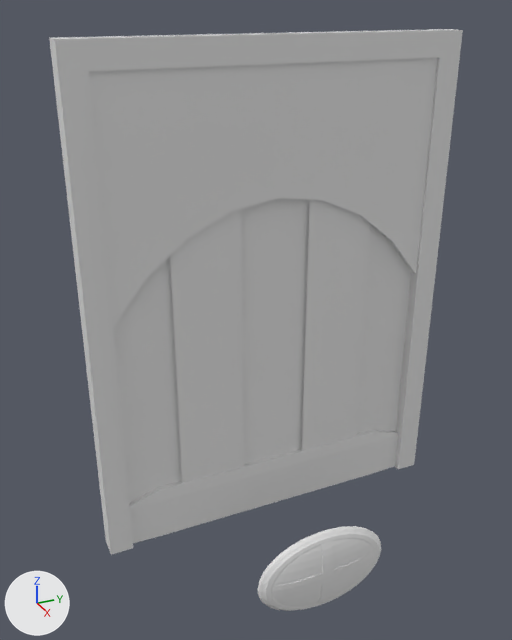
One commit to the Blender file space_door.blend: the scene before it, then after it.
One viewpoint serves both versions: a camera (50 mm lens) standing at (50.0, -24.2, 44.5) and looking at (2.8, -2.9, 20.9). The lights are fixed; the arrows at lower left show +X, +Y and +Z. The picture after the commit comes second.

Script lines for the objects in view, before the commit:
```python
me_cube_004 = bpy.data.meshes.new('Cube.004')
me_cube_004.from_pydata(...)  # 24 vertices, 18 faces; spans x -1.0..1.0, y -1.0..1.0, z 1.0..43.0
# faces by material slot: [6, 6, 6]
me_cube_004.materials.append(mat_material)  # white #e7e7e7
me_cube_004.materials.append(mat_material_001)  # white #e7e7e7
me_cube_004.materials.append(mat_material_003)  # white #e7e7e7
me_cube_005 = bpy.data.meshes.new('Cube.005')
me_cube_005.from_pydata(...)  # 140 vertices, 117 faces; spans x -1.0..1.0, y -1.03..1.03, z 0.0..8.4
me_sphere = bpy.data.meshes.new('Sphere')
me_sphere.from_pydata(...)  # a UV sphere (32 segments, 16 rings, poles along z) spanning x -1.0..1.0, y -1.0..1.0, z -1.0..1.0
me_sphere_002 = bpy.data.meshes.new('Sphere.002')
me_sphere_002.from_pydata(...)  # 270 vertices, 208 faces; spans x -1.0..1.0, y -1.0..1.0, z -1.0..1.0
me_torus = bpy.data.meshes.new('Torus')
me_torus.from_pydata(...)  # a torus around z (ring radius 1.0, tube radius 0.25) spanning x -1.25..1.25, y -1.25..1.25, z -0.25..0.25
ob_cross = bpy.data.objects.new('cross', me_sphere_002)
ob_cross.location = (10.05, 0.0, 0.0)
ob_cross.scale = (1.0, 5.8, 3.9)
ob_doorframe = bpy.data.objects.new('doorframe', me_cube_004)
ob_doorframe.location = (0.0, 0.0, -1.0)
ob_doorframe.scale = (1.0, 16.0, 1.0)
ob_light = bpy.data.objects.new('light', me_sphere)
ob_light.location = (10.0, 0.0, 0.0)
ob_light.scale = (1.0, 6.0, 4.0)
ob_lightframe = bpy.data.objects.new('lightframe', me_torus)
ob_lightframe.location = (10.35, 0.0, 0.0)
ob_lightframe.rotation_euler = (0.0, 1.571, 0.0)  # degrees (0, 90, 0)
ob_lightframe.scale = (3.0, 4.5, 1.0)
ob_openabledoor = bpy.data.objects.new('openabledoor', me_cube_005)
ob_openabledoor.location = (0.0, 0.0, 0.0)
ob_openabledoor.scale = (0.5, 14.5, 5.0)
# also in view: 'thing' at (0.0, 0.0, 30.3)
```
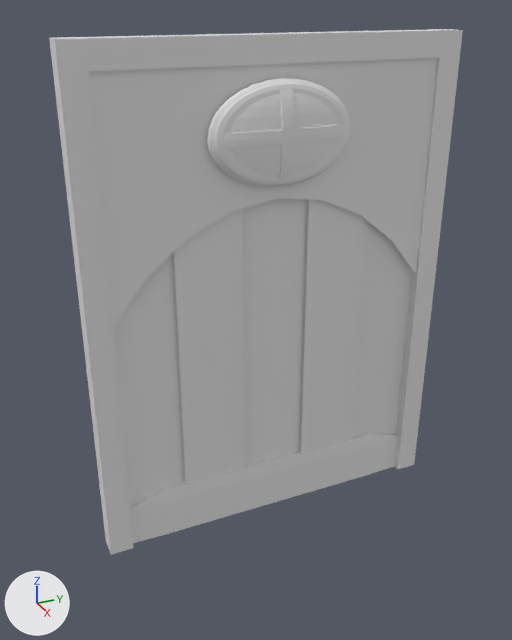
Scene script edits in JSON lines:
```json
{"op": "set", "path": "ob_light.location", "old": "(10.0, 0.0, 0.0)", "new": "(1.1, 0.0, 35.0)"}
{"op": "set", "path": "ob_lightframe.location", "old": "(10.35, 0.0, 0.0)", "new": "(1.5, 0.0, 35.0)"}
{"op": "set", "path": "ob_cross.location", "old": "(10.05, 0.0, 0.0)", "new": "(1.2, 0.0, 35.0)"}
{"op": "set", "path": "ob_openabledoor.scale", "old": "(0.5, 14.5, 5.0)", "new": "(0.5, 14.0, 4.8)"}
```

Location of each change, [x1, y1, x2, y2] in pixels of the pictures (512 x 640 px):
```json
{"object": "openabledoor", "change": "rescaled", "before": [86, 30, 411, 543], "after": [113, 198, 411, 543]}
{"object": "light", "change": "moved", "before": [258, 526, 381, 611], "after": [207, 78, 351, 187]}
{"object": "lightframe", "change": "moved", "before": [264, 532, 380, 610], "after": [214, 83, 349, 185]}
{"object": "cross", "change": "moved", "before": [273, 541, 374, 604], "after": [224, 81, 343, 186]}
```
